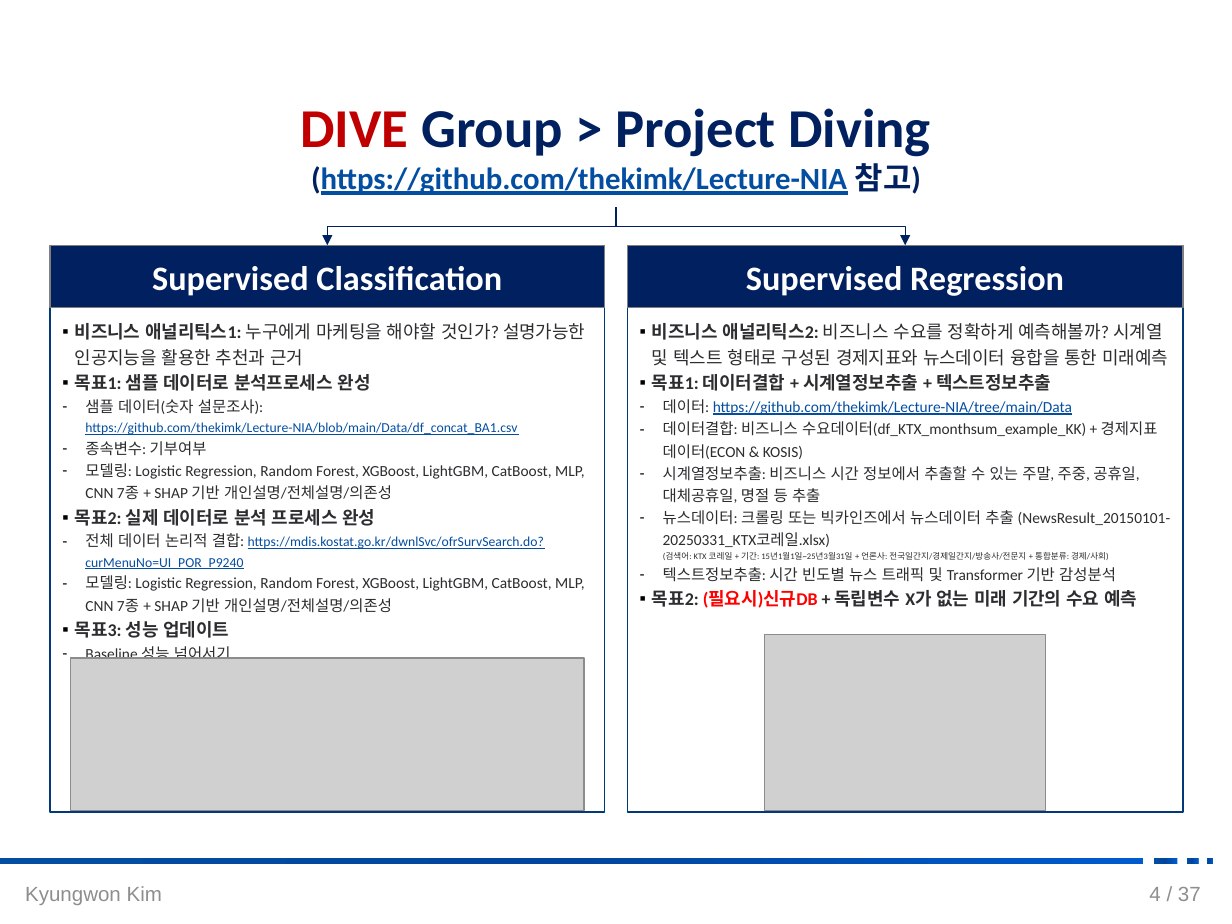
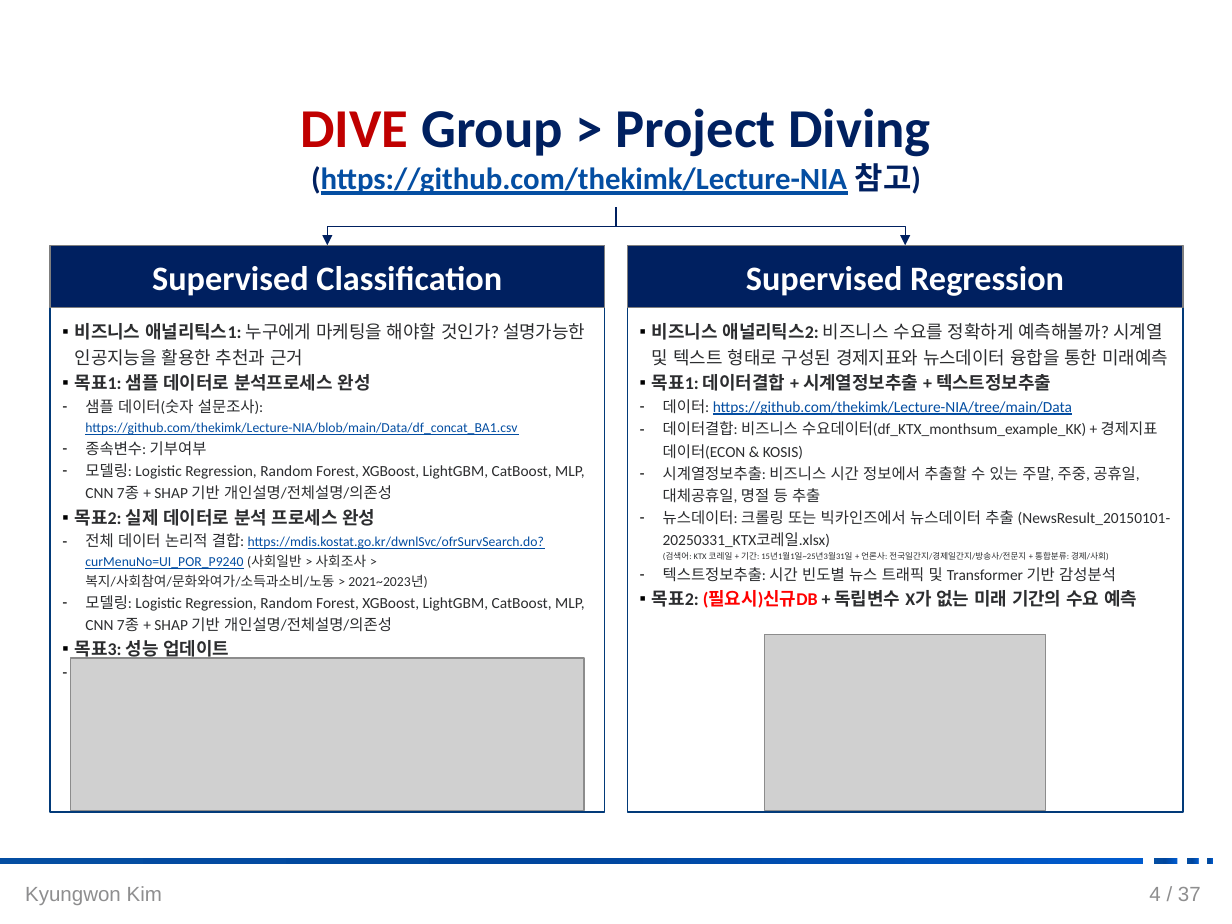
Before and after one commit to DataWizardd/DEBA-Research, a slide deck: slide 5 of [Document]/소개운영자료/[DIVE_운영방향_김경원교수].pptx. Drawn at 1232x924 pixels with LibreOffice and Linux fonts; fonts in the diff are those of the drawing; grey boxes stand for pictures; background and template pictures are left out. Boxes give left, top, right and bottom in pixels: in the first picture for what was removed or moved away, otherwise in the second. Text is boxed around its words. In the diff, an @@ line names an element or a change of style, - is before the commit and + after.

```diff
--- a/[Document]/소개운영자료/[DIVE_운영방향_김경원교수].pptx
+++ b/[Document]/소개운영자료/[DIVE_운영방향_김경원교수].pptx
@@ text at (85,533,544,588): text changed @@
-– 전체 데이터 논리적 결합: https://mdis.kostat.go.kr/dwnlSvc/ofrSurvSearch.do?curMenuNo=UI_POR_P9240
+– 전체 데이터 논리적 결합: https://mdis.kostat.go.kr/dwnlSvc/ofrSurvSearch.do?curMenuNo=UI_POR_P9240 (사회일반 > 사회조사 > 복지/사회참여/문화와여가/소득과소비/노동 > 2021~2023년)
```
